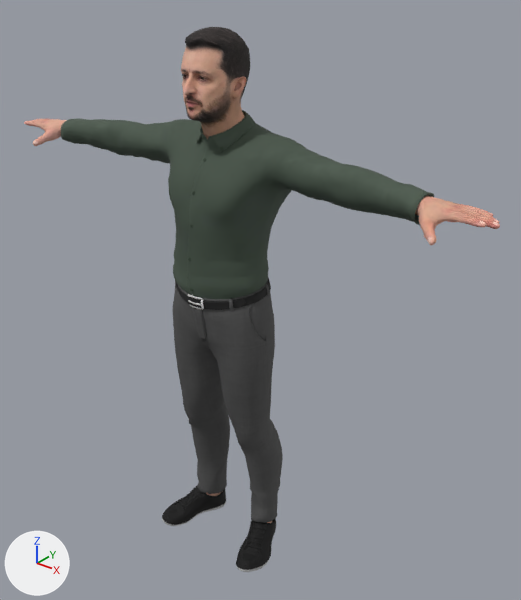
Before and after pictures for a commit that changed the glTF model public/models/zelenski.glb.
Rendered twice from a 50 mm camera at (1.421, -1.589, 1.993) aimed at (0.089, 0.077, 0.961). The axes (+X, +Y, +Z) are drawn at lower left. The lights are the same throughout. The picture after the commit comes second. Where no turn or scale is listed for an object, it has been applied to the vertices. Vertices at exactly the same position are counted once.
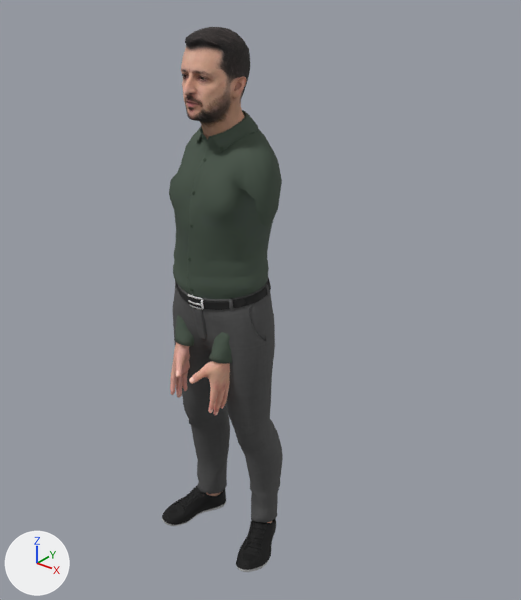
Diff of the bpy script that builds the scene:
```diff
--- a/public/models/zelenski.glb.py
+++ b/public/models/zelenski.glb.py
@@ me_avatarbody_avatarbody_0 @@
 # used by ob_object_6; location = (0.0, 0.0, 0.0)
-me_avatarbody_avatarbody_0.from_pydata(...)  # 1833 vertices, 3548 faces; spans x -0.88..0.88, y -0.13..0.09, z 0.05..1.46
+me_avatarbody_avatarbody_0.from_pydata(...)  # 1833 vertices, 3548 faces; spans x -0.17..0.17, y -0.21..0.09, z 0.05..0.86
+# me_avatarbody_avatarbody_0 part 1: the loose piece of 866 vertices spanning x 0.66..0.88, y -0.13..0.02, z 1.38..1.46 is multiplied about its middle by the matrix ((0.0, 0.121, 0.993), (-0.121, 0.985, -0.12), (-0.993, -0.12, 0.015)), then moved by (-0.7, -0.08, -0.68)
+# me_avatarbody_avatarbody_0 part 2: the loose piece of 882 vertices spanning x -0.88..-0.65, y -0.13..0.02, z 1.38..1.46 is multiplied about its middle by the matrix ((0.0, -0.121, -0.993), (0.121, 0.985, -0.12), (0.993, -0.12, 0.015)), then moved by (0.7, -0.08, -0.68)
 me_avatarbody_avatarbody_0.materials.append(mat_avatarbody)
@@ me_outfit_outfit_0 @@
 # used by ob_object_15; location = (0.0, 0.0, 0.0)
-me_outfit_outfit_0.from_pydata(...)  # 13663 vertices, 25105 faces; spans x -0.69..0.69, y -0.16..0.14, z 0.0..1.57
+me_outfit_outfit_0.from_pydata(...)  # 13663 vertices, 25105 faces; spans x -0.23..0.23, y -0.16..0.14, z 0.0..1.57
+# me_outfit_outfit_0 part 3: 2260 of 13663 vertices moved; they spanned x -0.69..0.69, y -0.1..0.14, z 1.23..1.55 and now span x -0.18..0.18, y -0.15..0.14, z 0.81..1.54; mean shift (-0.02, -0.04, -0.36); largest move (0.69, -0.01, 1.41) -> (0.06, -0.09, 0.81)
+# other edits to the shape of me_outfit_outfit_0 do not show in these pictures
 me_outfit_outfit_0.materials.append(mat_outfit)
```

Location of each change, (x1, y1, x2, y2) in pixels of the pictures (521 x 600 px; the box of a moved part takes in the faces that stretch with it):
'Object_15', reshaped (67% narrower): before (61, 110, 434, 572); after (162, 110, 283, 572)
'Object_6', reshaped (78% narrower, 55% shorter): before (24, 118, 500, 523); after (170, 342, 272, 523)
part 1 of me_avatarbody_avatarbody_0, moved or reshaped: before (415, 195, 500, 246); after (189, 361, 230, 415)
part 2 of me_avatarbody_avatarbody_0, moved or reshaped: before (24, 118, 67, 146); after (170, 342, 190, 398)
part 3 of me_outfit_outfit_0, moved or reshaped: before (61, 113, 434, 228); after (169, 113, 282, 364)
